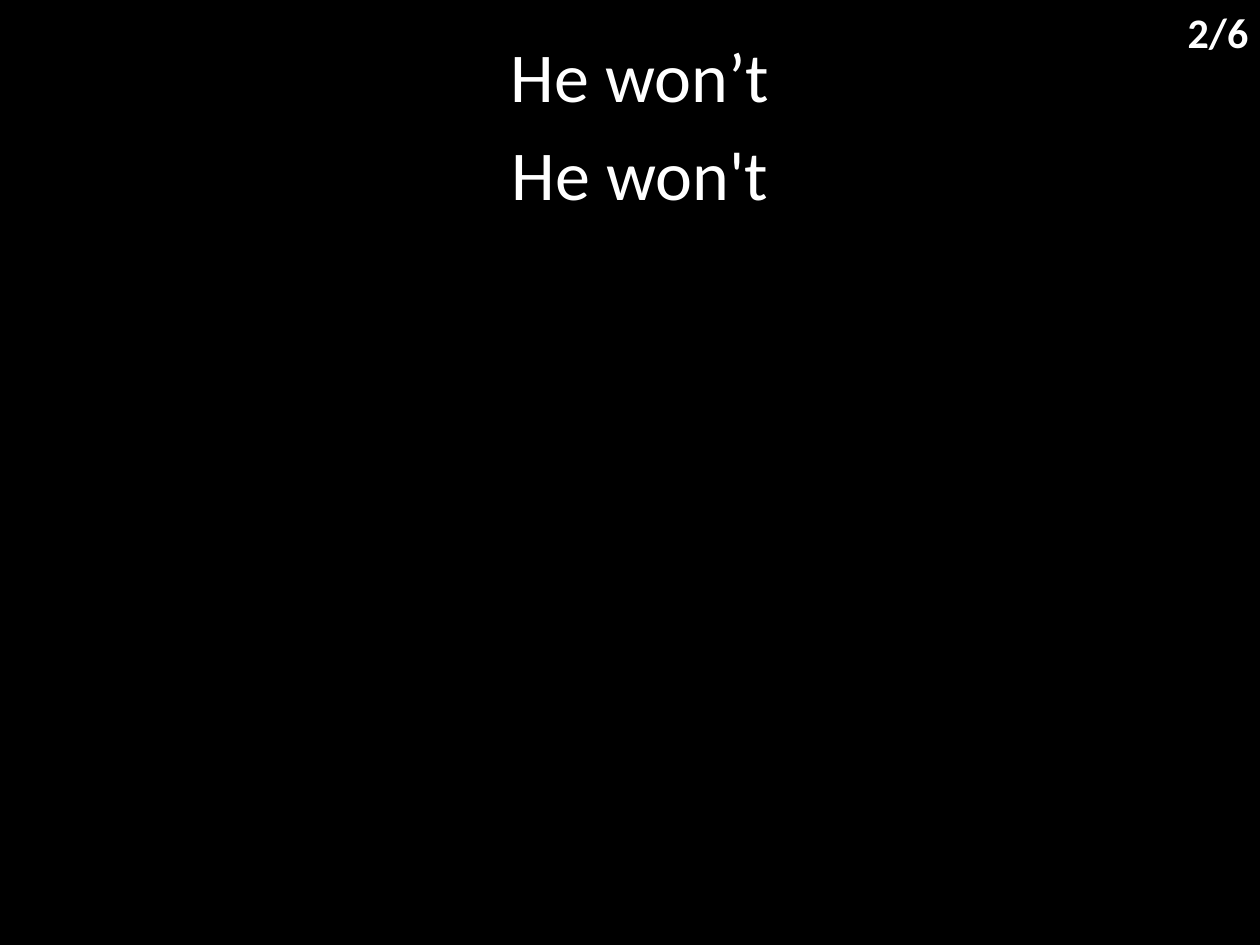
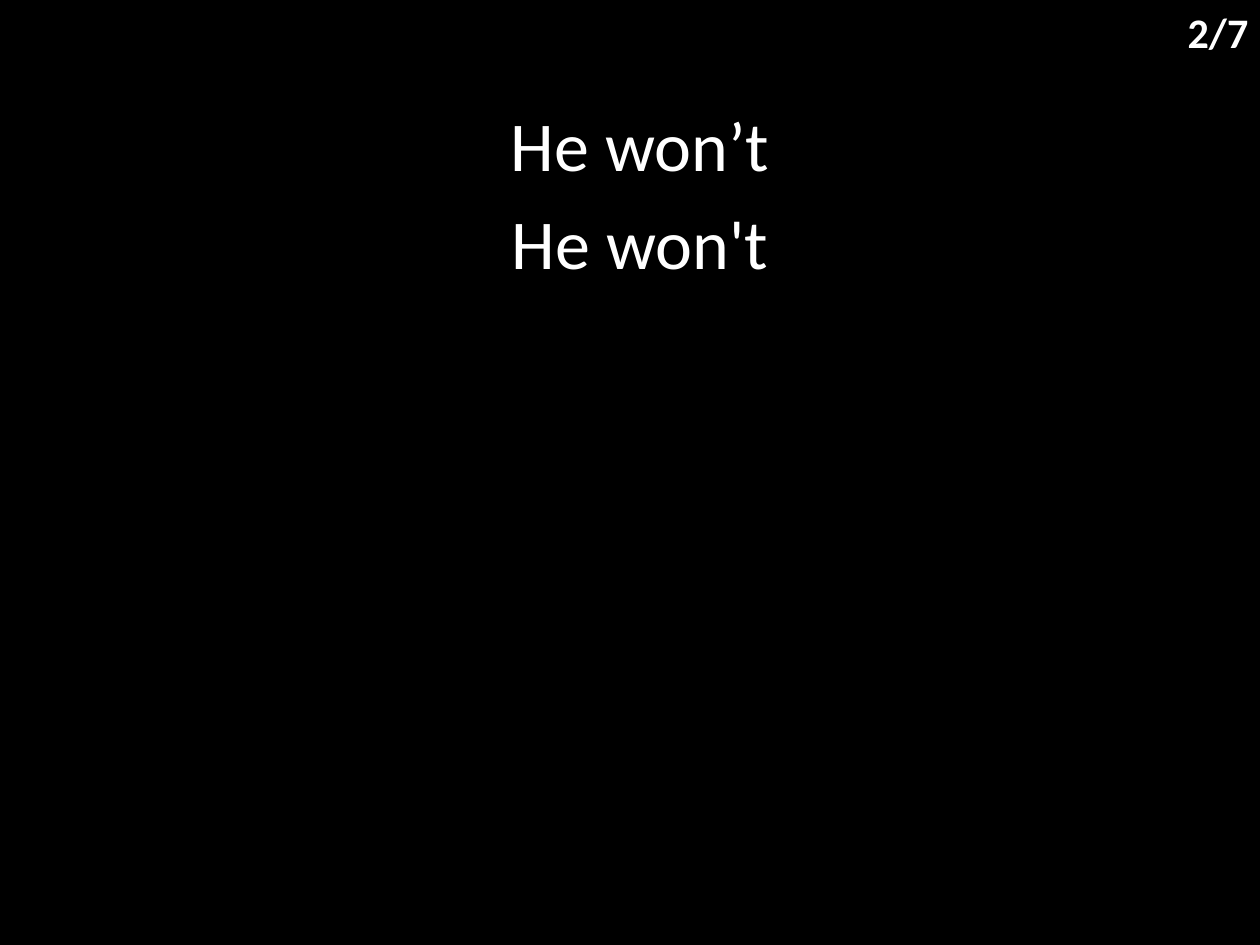
Before and after one commit to hoo-are-ya/worship, a slide deck: slide 3 of docs/songs/firm foundation - he wont.pptx. Drawn at 1260x945 pixels with LibreOffice and Linux fonts; fonts in the diff are those of the drawing. Boxes give left, top, right and bottom in pixels: in the first picture for what was removed or moved away, otherwise in the second. Text is boxed around its words. In the diff, an @@ line names an element or a change of style, - is before the commit and + after.

```diff
--- a/docs/songs/firm foundation - he wont.pptx
+++ b/docs/songs/firm foundation - he wont.pptx
@@ text at (x1=1188, y1=18, x2=1249, y2=50): text changed @@
-2/6
+2/7
@@ subtitle "He won’t" moved from (x1=511, y1=52, x2=769, y2=201) to (x1=511, y1=121, x2=769, y2=270) @@
```
Also in this commit, not shown: 5 other slides changed, 1 slide added, 12 other files.
